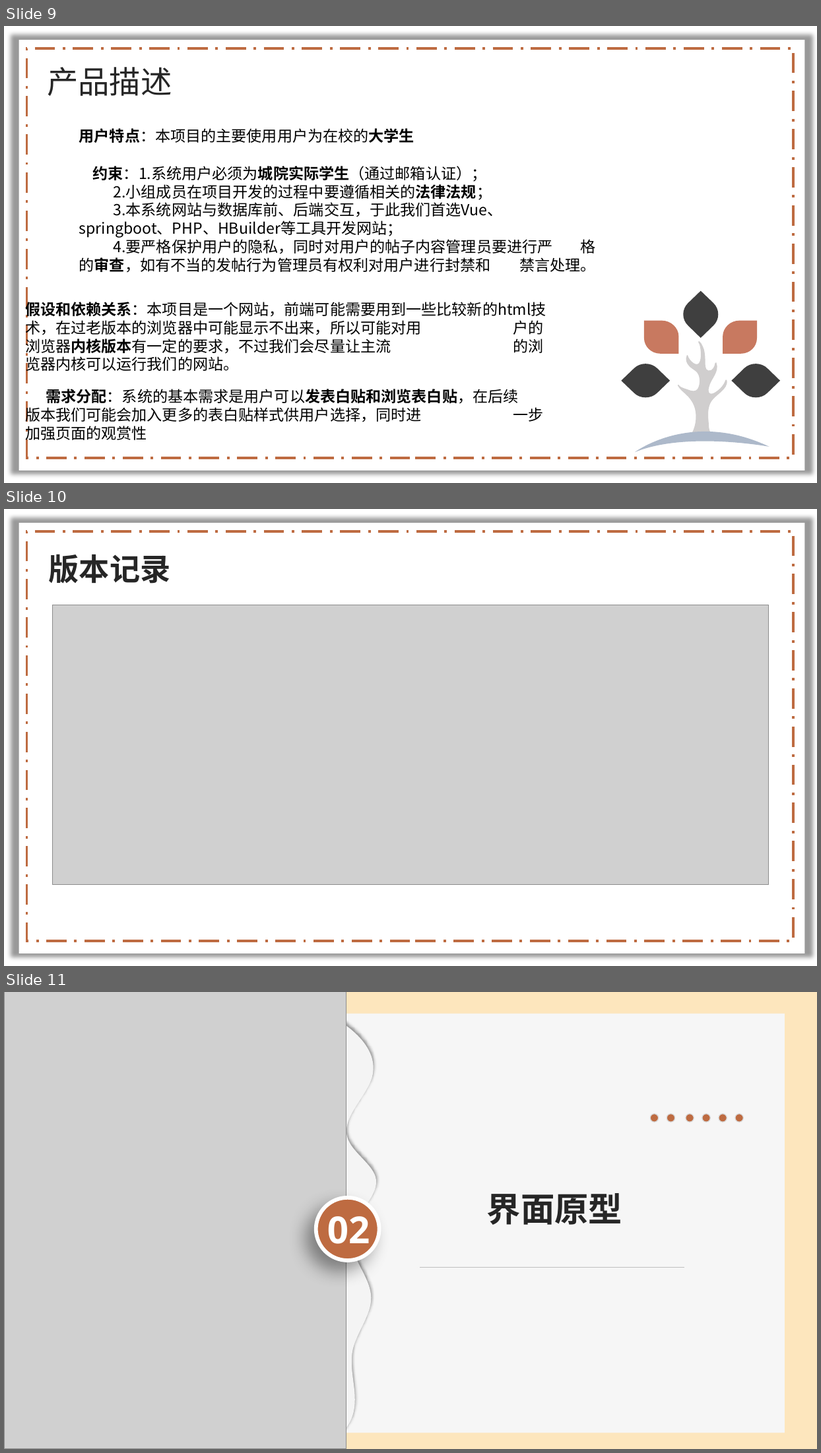
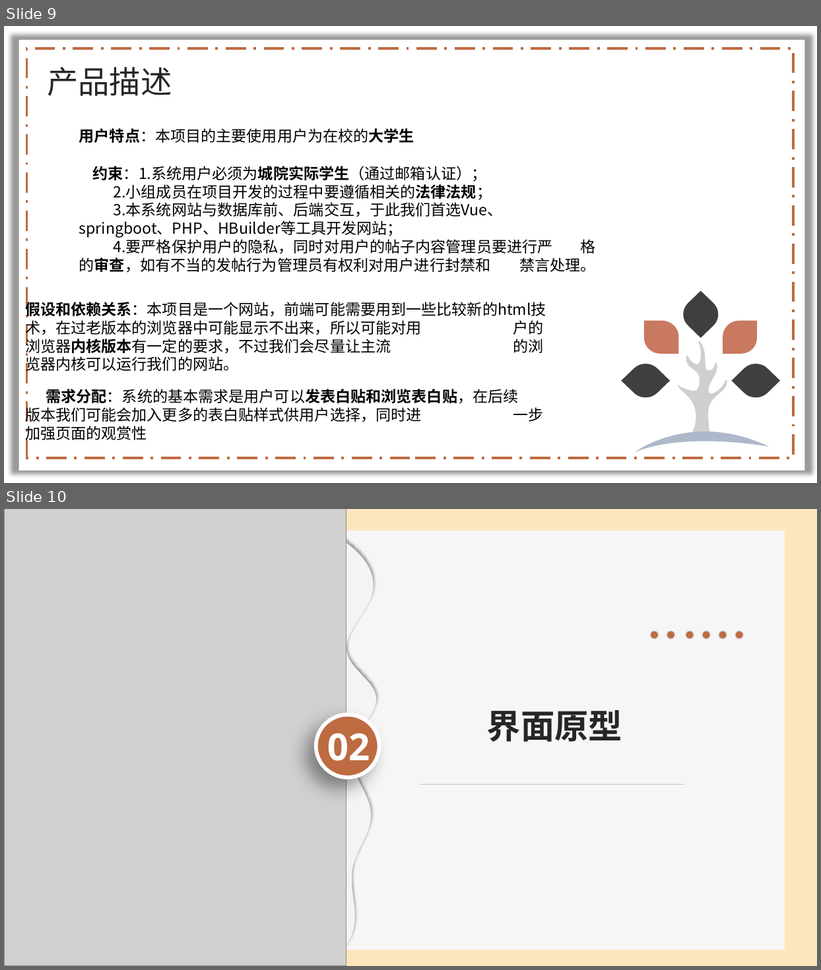
Before and after one commit to lenovo-wu/G11ZUCC, a slide deck: 需求规格说明.pptx. Shown one above the other, each under a label of ours: slides 9, 10 and 11 before the commit, slides 9 and 10 after it. The pictures are 821x1453 and 821x970 pixels, drawn with LibreOffice and Linux fonts; fonts in the diff are those of the drawing; grey boxes stand for pictures; background and template pictures are left out. Boxes give left, top, right and bottom in pixels: in the first picture for what was removed or moved away, otherwise in the second. Text is boxed around its words. In the diff, an @@ line names an element or a change of style, - is before the commit and + after.

```diff
--- a/需求规格说明.pptx
+++ b/需求规格说明.pptx
@@ slide 10 removed at box(4, 509, 817, 966), background picture (left out); not listed: 2 template elements that a slide beside it also shows @@
@@ text removed at box(49, 554, 171, 584) @@
-版本记录
@@ picture removed at box(52, 605, 769, 885) @@
@@ what was slide 11 is now slide 10 @@
```
Also in this commit, not shown: 8 slides changed, 1 slide added, 5 other slides removed.
